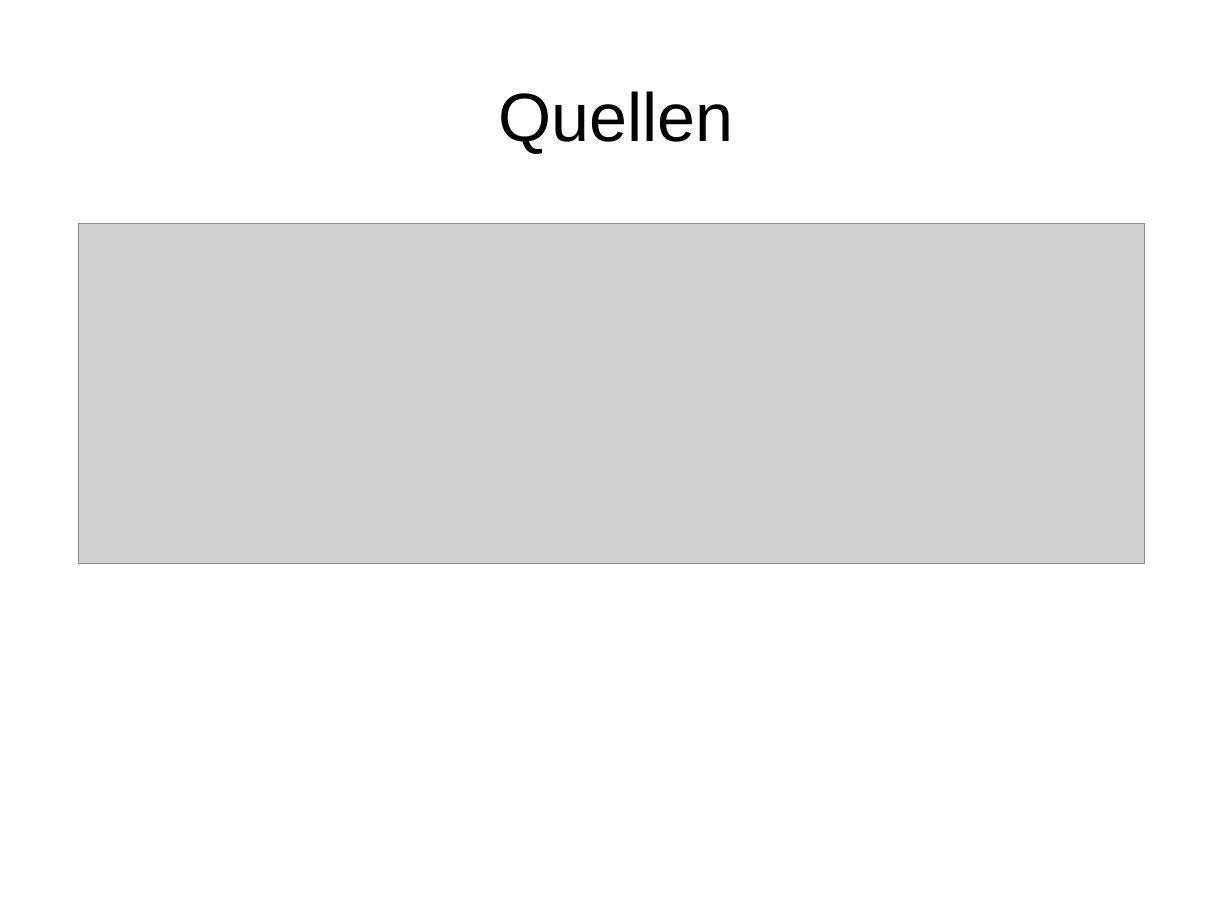
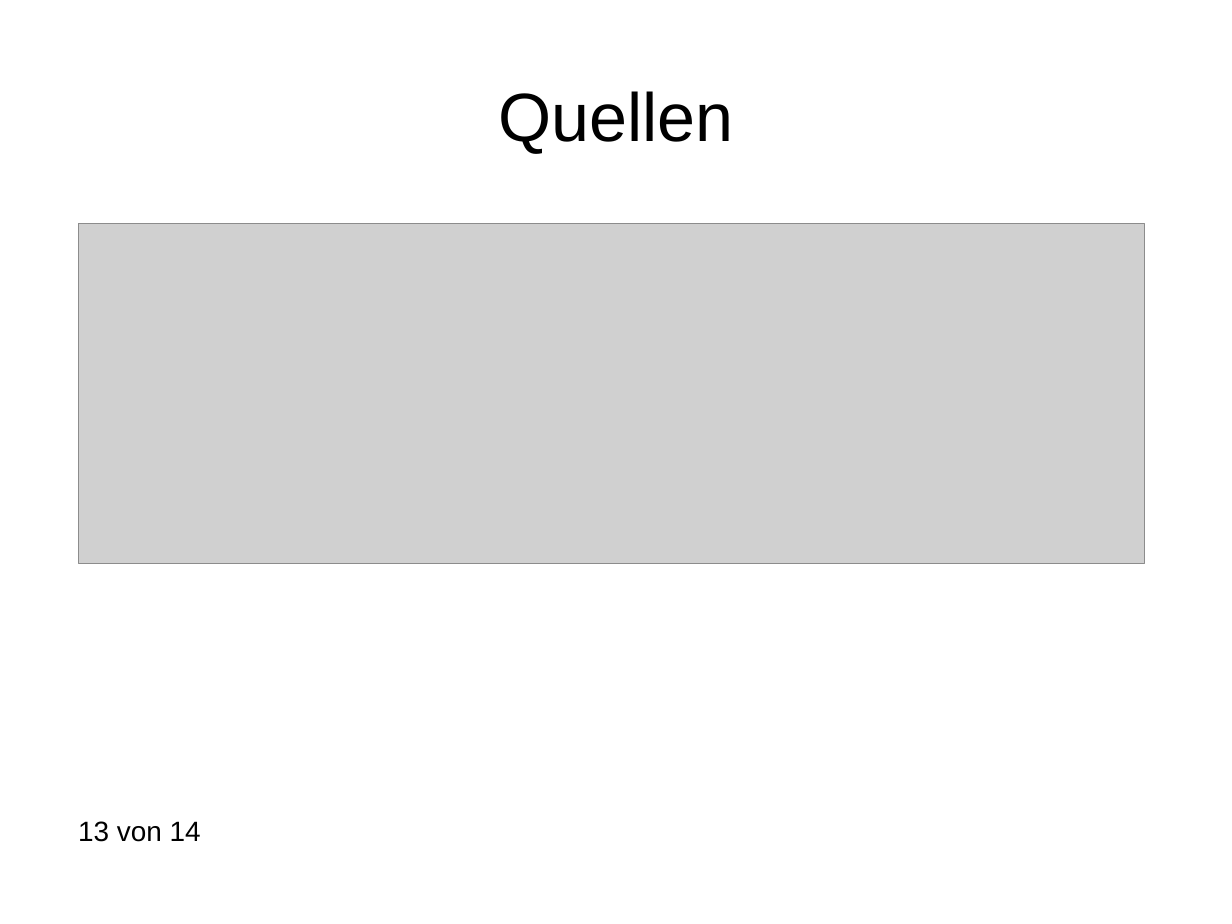
Before and after one commit to davidReward/robotik, a slide deck: slide 13 of praesi.pptx. Drawn at 1232x924 pixels with LibreOffice and Linux fonts; fonts in the diff are those of the drawing; grey boxes stand for pictures. Boxes give left, top, right and bottom in pixels: in the first picture for what was removed or moved away, otherwise in the second. Text is boxed around its words. In the diff, an @@ line names an element or a change of style, - is before the commit and + after.

```diff
--- a/praesi.pptx
+++ b/praesi.pptx
@@ page number added at bbox=[78, 821, 201, 842], 18 pt, text #000000 @@
+13 von 14
```
Also in this commit, not shown: 13 other slides changed.
